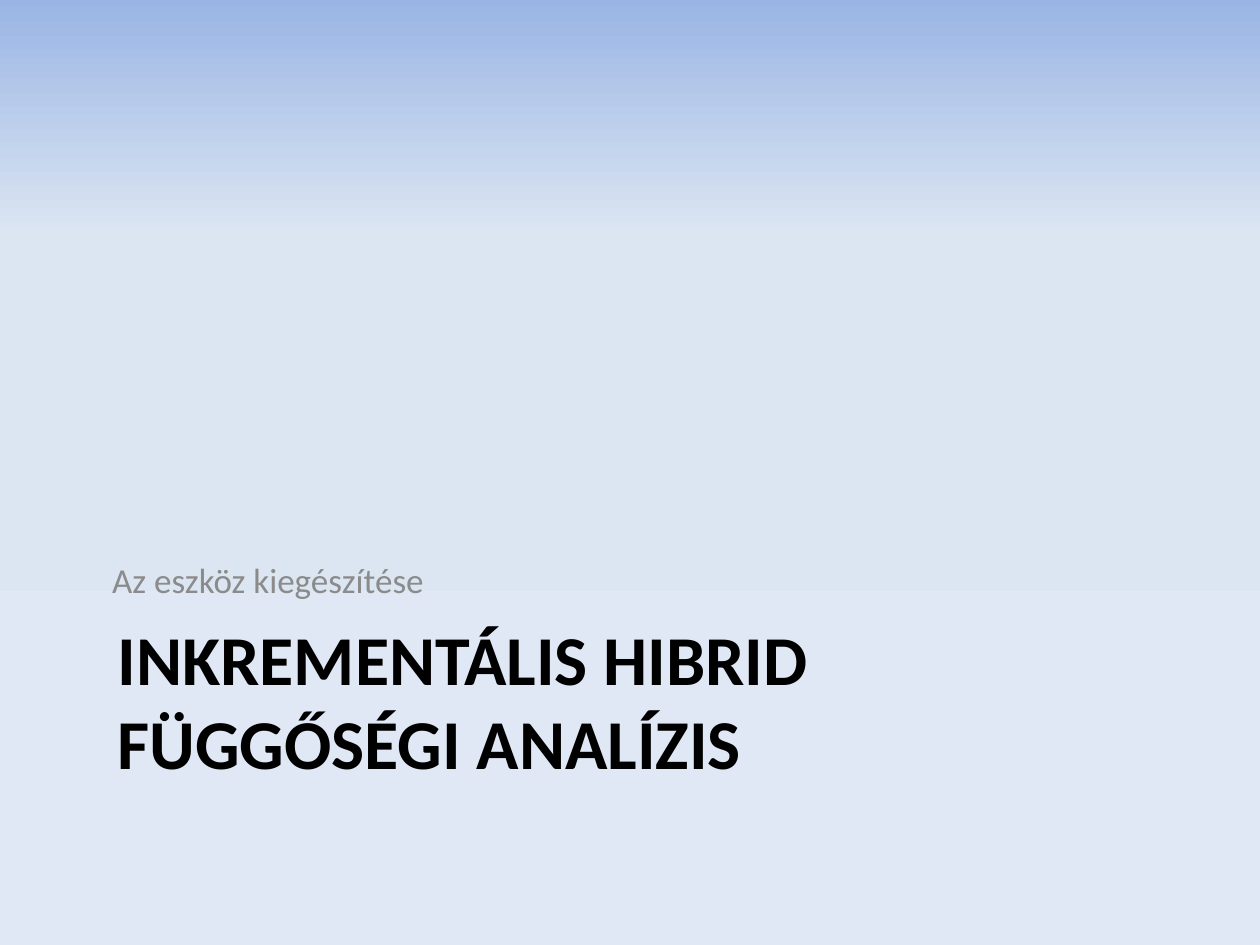
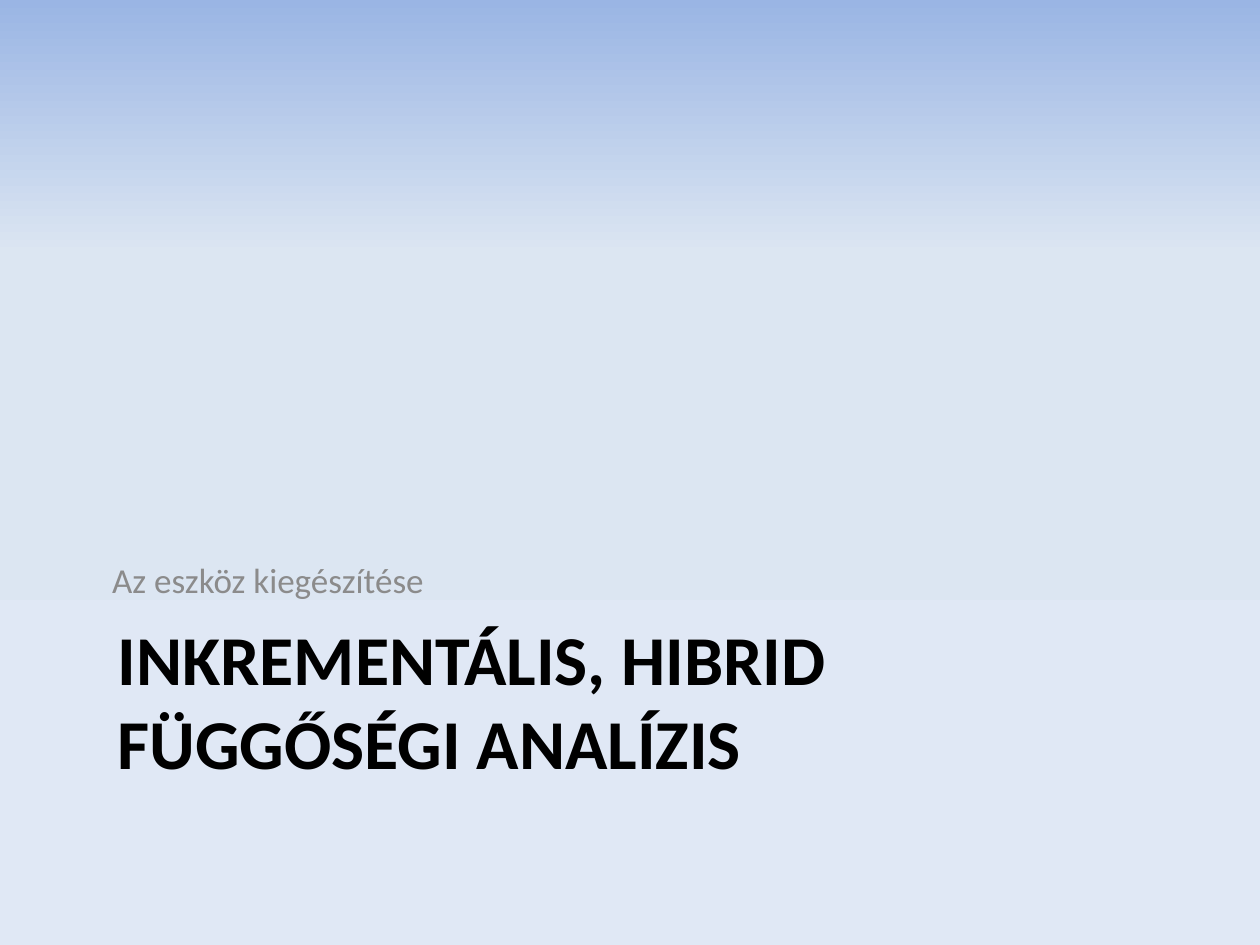
Before and after one commit to donat/incquery-deps, a slide deck: slide 9 of incquery-deps-documentation/presentation/tdk_pres_hu_v2.pptx. Drawn at 1260x945 pixels with LibreOffice and Linux fonts; fonts in the diff are those of the drawing. Boxes give left, top, right and bottom in pixels: in the first picture for what was removed or moved away, otherwise in the second. Text is boxed around its words. In the diff, an @@ line names an element or a change of style, - is before the commit and + after.

```diff
--- a/incquery-deps-documentation/presentation/tdk_pres_hu_v2.pptx
+++ b/incquery-deps-documentation/presentation/tdk_pres_hu_v2.pptx
@@ title at (118,627,826,770): text changed @@
-INKREMENTÁLIS HIBRID FÜGGŐSÉGI ANALÍZIS
+INKREMENTÁLIS, HIBRID FÜGGŐSÉGI ANALÍZIS
```
Also in this commit, not shown: 9 other slides changed.
